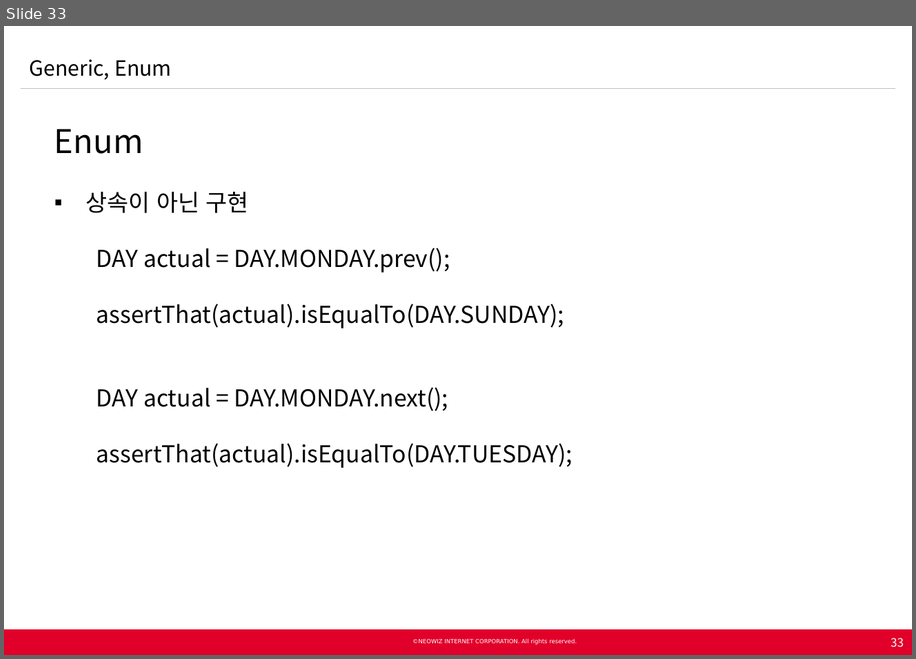
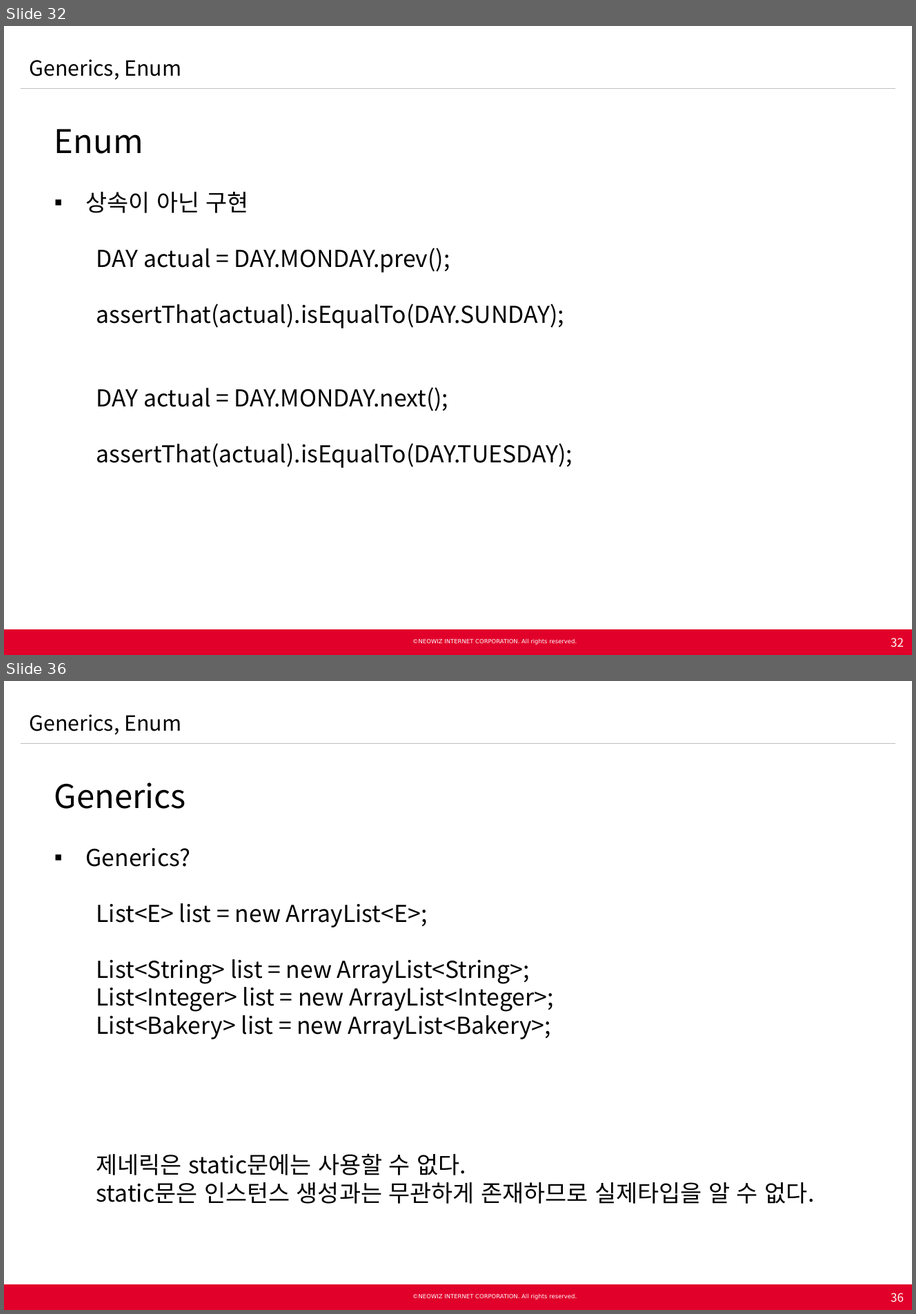
Before and after one commit to Neowizen/JavaStudy, a slide deck: Document/[2015.02.25] Java Study 2차 - Generics Enum.pptx. Shown one above the other, each under a label of ours: slide 33 before the commit, slides 32 and 36 after it; the slides between them are not shown. The pictures are 916x659 and 916x1314 pixels, drawn with LibreOffice and Linux fonts; fonts in the diff are those of the drawing; background and template pictures are left out. Boxes give left, top, right and bottom in pixels: in the first picture for what was removed or moved away, otherwise in the second. Text is boxed around its words. In the diff, an @@ line names an element or a change of style, - is before the commit and + after.

```diff
--- a/Document/[2015.02.25] Java Study 2차 - Generics Enum.pptx
+++ b/Document/[2015.02.25] Java Study 2차 - Generics Enum.pptx
@@ slide 36 added at (4, 681, 912, 1310), background #FFFFFF; not listed: 5 template elements that a slide beside it also shows @@
@@ text added at (29, 714, 181, 735), 18 pt, text #000000 @@
+Generics, Enum
@@ text added at (54, 782, 814, 1203), 20 pt, text #000000 @@
+  Generics
+  ▪ Generics?
+    List<E> list = new ArrayList<E>;
+    List<String> list = new ArrayList<String>;
+    List<Integer> list = new ArrayList<Integer>;
+    List<Bakery> list = new ArrayList<Bakery>;
+    제네릭은 static문에는 사용할 수 없다.
+    static문은 인스턴스 생성과는 무관하게 존재하므로 실제타입을 알 수 없다.
@@ page number added at (891, 1292, 904, 1302), 10 pt, text #FFFFFF @@
+36
@@ what was slide 33 is now slide 32 @@
@@ slide 32 changed as well @@
@@ text at (29, 59, 181, 80): text changed @@
-Generic, Enum
+Generics, Enum
@@ page number at (891, 637, 904, 647): text changed @@
-33
+32
```
Also in this commit, not shown: 28 other slides changed, 18 other slides added, 1 slide removed.
